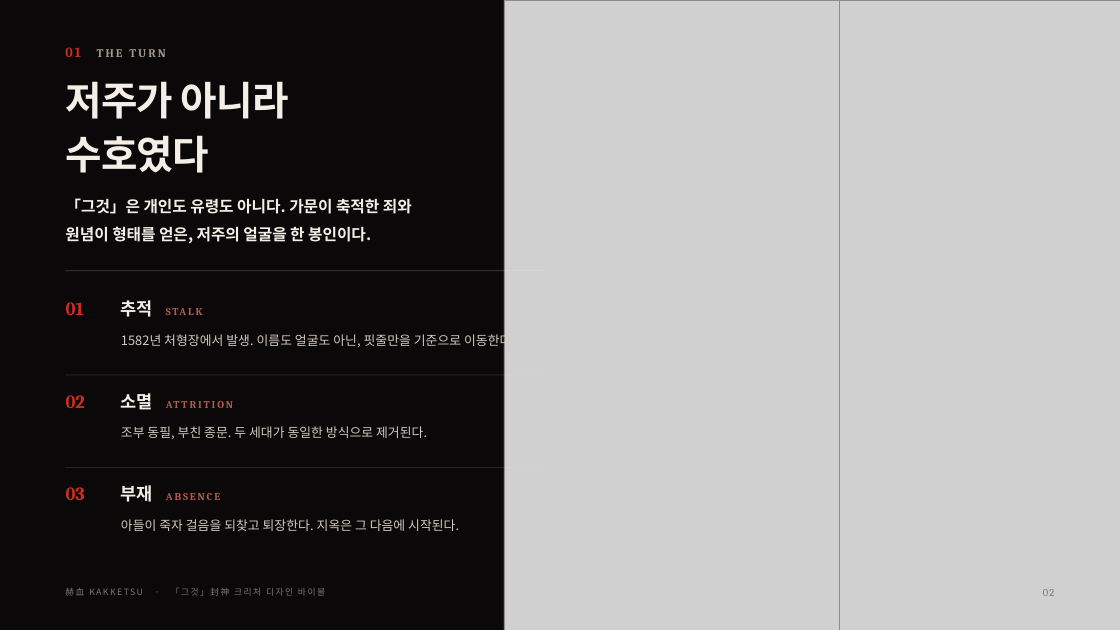
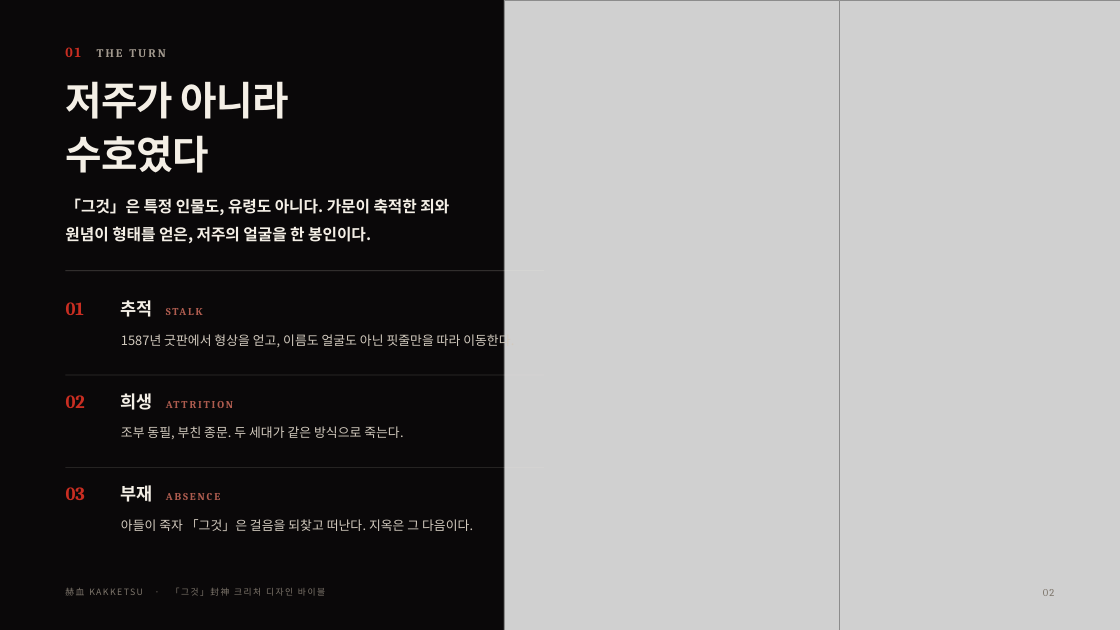
Before and after one commit to yellow8227-cmd/char-counter, a slide deck: slide 3 of kakketsu/build/KAKKETSU_그것_컨셉레퍼런스_KR.pptx. Drawn at 1120x630 pixels with LibreOffice and Linux fonts; fonts in the diff are those of the drawing; grey boxes stand for pictures. Boxes give left, top, right and bottom in pixels: in the first picture for what was removed or moved away, otherwise in the second. Text is boxed around its words. In the diff, an @@ line names an element or a change of style, - is before the commit and + after.

```diff
--- a/kakketsu/build/KAKKETSU_그것_컨셉레퍼런스_KR.pptx
+++ b/kakketsu/build/KAKKETSU_그것_컨셉레퍼런스_KR.pptx
@@ text at [65,198,449,243]: text changed @@
-「그것」은 개인도 유령도 아니다. 가문이 축적한 죄와
-원념이 형태를 얻은, 저주의 얼굴을 한 봉인이다.
+「그것」은 특정 인물도, 유령도 아니다. 가문이 축적한 죄와
+원념이 형태를 얻은, 저주의 얼굴을 한 봉인이다.
@@ text at [121,332,514,350]: text changed @@
-1582년 처형장에서 발생. 이름도 얼굴도 아닌, 핏줄만을 기준으로 이동한다.
+1587년 굿판에서 형상을 얻고, 이름도 얼굴도 아닌 핏줄만을 따라 이동한다.
@@ text at [121,393,403,439]: text changed @@
-소멸 ATTRITION
-조부 동필, 부친 종문. 두 세대가 동일한 방식으로 제거된다.
+희생 ATTRITION
+조부 동필, 부친 종문. 두 세대가 같은 방식으로 죽는다.
@@ text at [121,519,473,531]: text changed @@
-아들이 죽자 걸음을 되찾고 퇴장한다. 지옥은 그 다음에 시작된다.
+아들이 죽자 「그것」은 걸음을 되찾고 떠난다. 지옥은 그 다음이다.
```
Also in this commit, not shown: 10 other slides changed, 3 other files.
